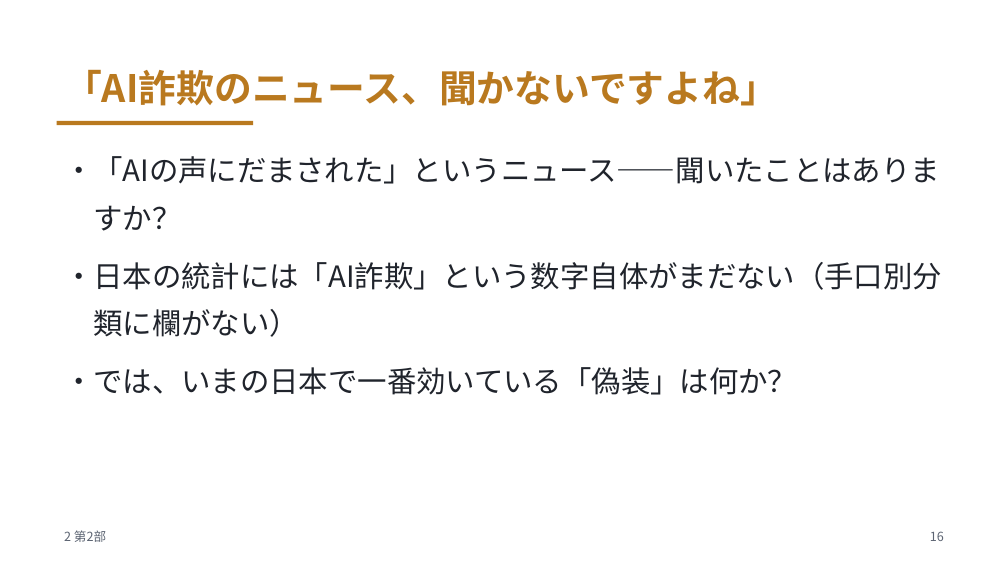
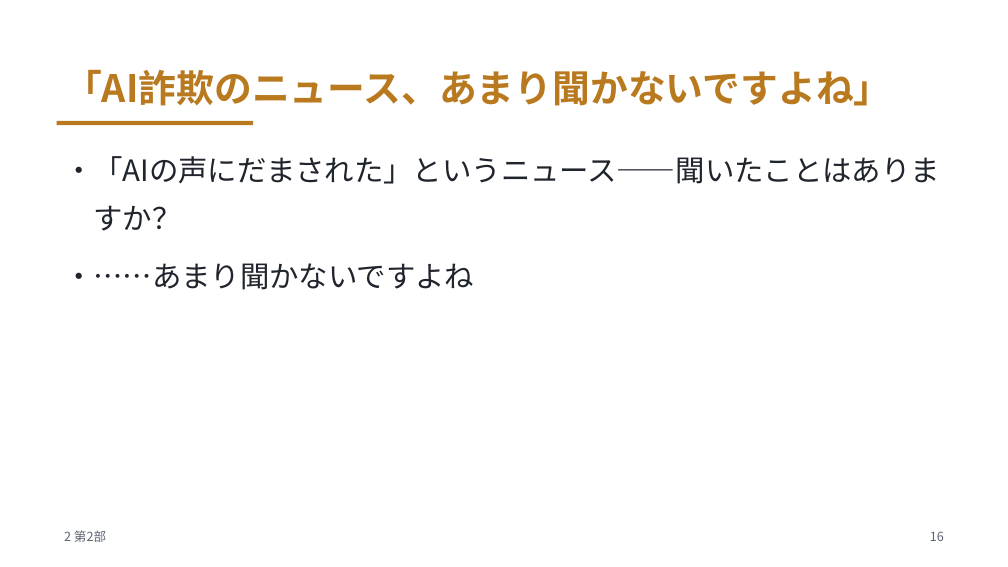
Before and after one commit to meitekku/deepfake-talk-v2, a slide deck: slide 16 of slides/deepfake-talk.pptx. Drawn at 1008x567 pixels with LibreOffice and Linux fonts; fonts in the diff are those of the drawing. Boxes give left, top, right and bottom in pixels: in the first picture for what was removed or moved away, otherwise in the second. Text is boxed around its words. In the diff, an @@ line names an element or a change of style, - is before the commit and + after.

Commit message:
第2部を再構成: あまり聞かない→実はある(有名人1,200億+摘発例)→圧倒的に多いのは警察偽番号→海外では一般家庭→差は材料→予測へ(全32枚)

```diff
--- a/slides/deepfake-talk.pptx
+++ b/slides/deepfake-talk.pptx
@@ text at (64,69,891,106): text changed @@
-「AI詐欺のニュース、聞かないですよね」
+「AI詐欺のニュース、あまり聞かないですよね」
@@ text at (64,263,474,290): text changed @@
-・日本の統計には「AI詐欺」という数字自体がまだない（手口別分類に欄がない）
-・では、いまの日本で一番効いている「偽装」は何か？
+・……あまり聞かないですよね
```
Also in this commit, not shown: 14 other slides changed, 2 slides added, 4 other files.
